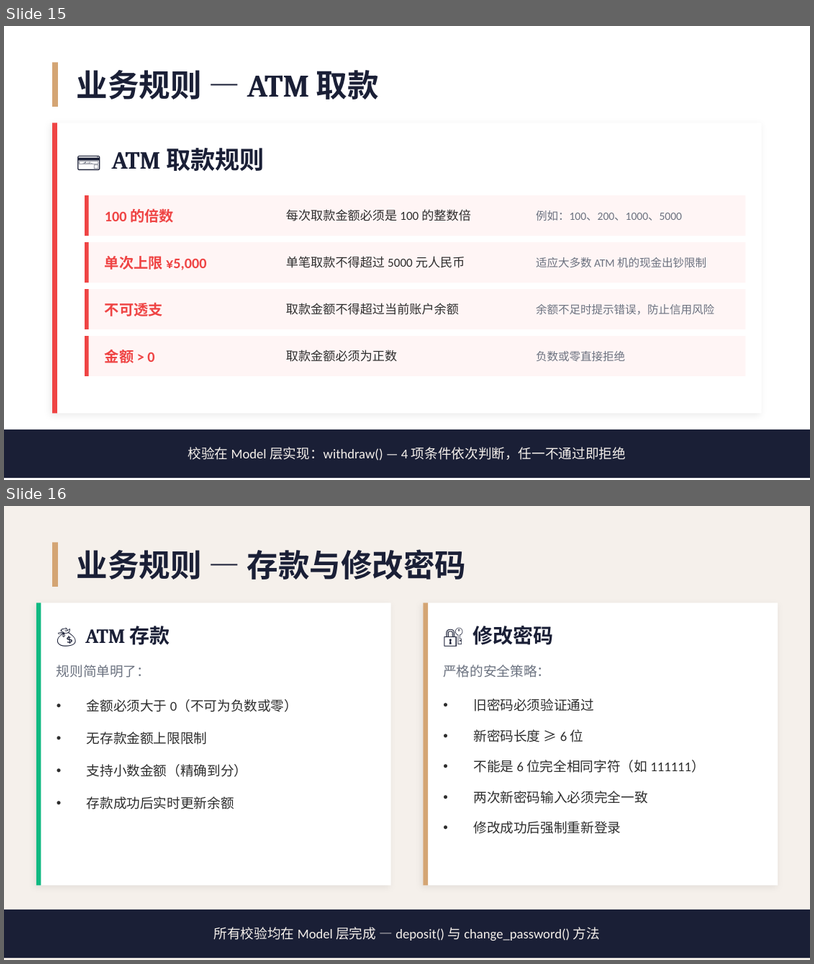
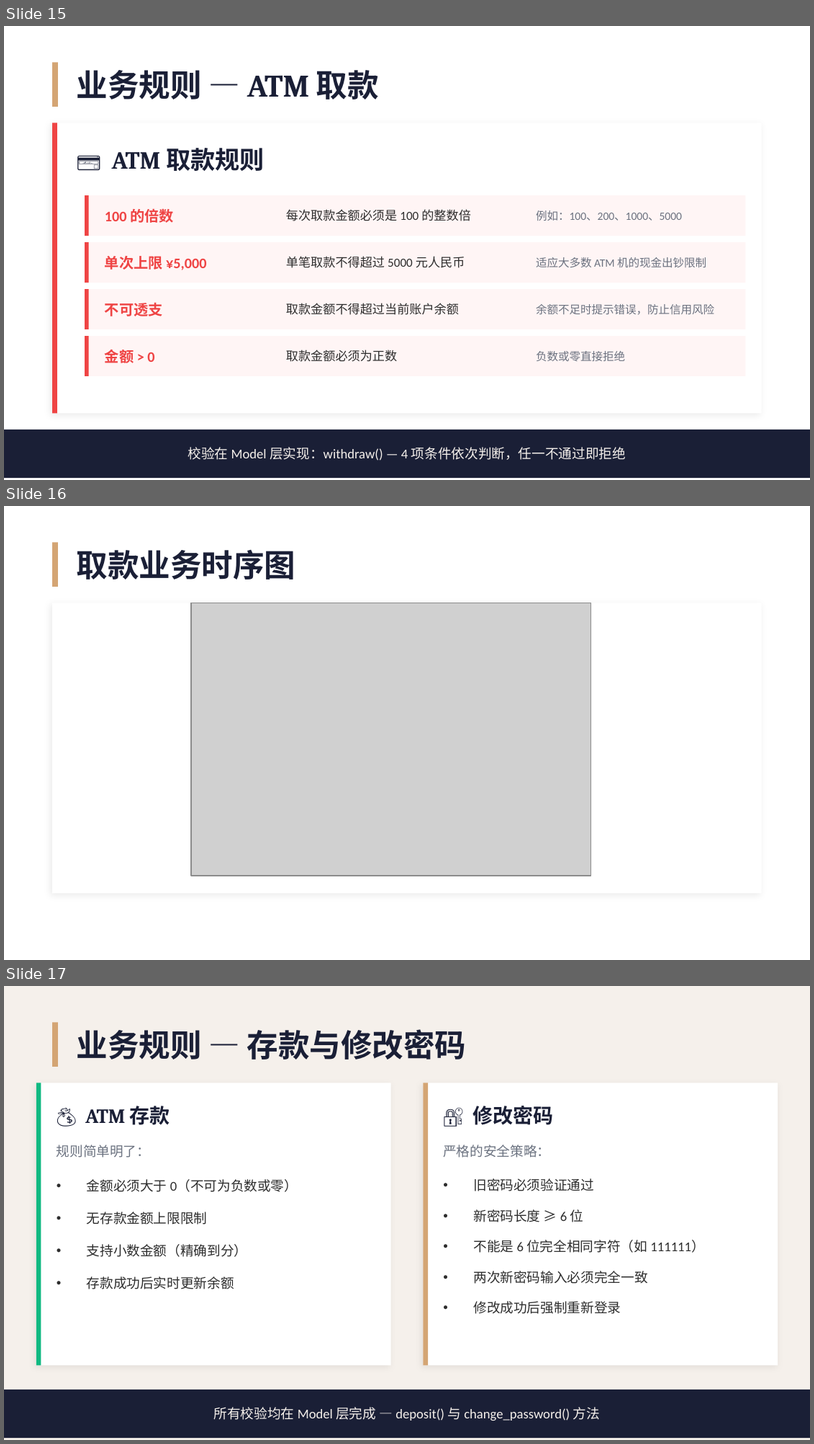
Before and after one commit to Unconnectable/atm, a slide deck: ATM项目演示.pptx. Shown one above the other, each under a label of ours: slides 15 and 16 before the commit, slides 15, 16 and 17 after it. The pictures are 814x964 and 814x1444 pixels, drawn with LibreOffice and Linux fonts; fonts in the diff are those of the drawing; grey boxes stand for pictures. Boxes give left, top, right and bottom in pixels: in the first picture for what was removed or moved away, otherwise in the second. Text is boxed around its words. In the diff, an @@ line names an element or a change of style, - is before the commit and + after.

```diff
--- a/ATM项目演示.pptx
+++ b/ATM项目演示.pptx
@@ slide 16 added at <box>4,506,810,960</box>, background #FFFFFF @@
@@ rectangle added at <box>52,542,58,587</box>, fill #D4A574 @@
@@ text added at <box>77,549,296,579</box>, 28 pt, text #1A1F36, bold @@
+取款业务时序图
@@ rectangle added at <box>52,602,762,893</box>, fill #FFFFFF @@
@@ picture added at <box>191,602,591,875</box> @@
@@ what was slide 16 is now slide 17 @@
```
Also in this commit, not shown: 2 slides changed, 1 other slide added, 1 other file.
